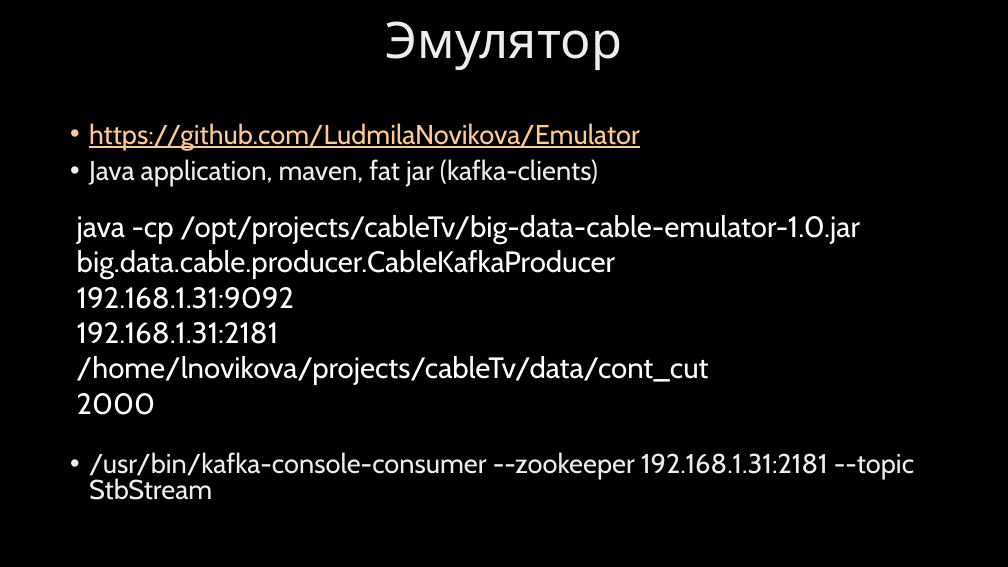
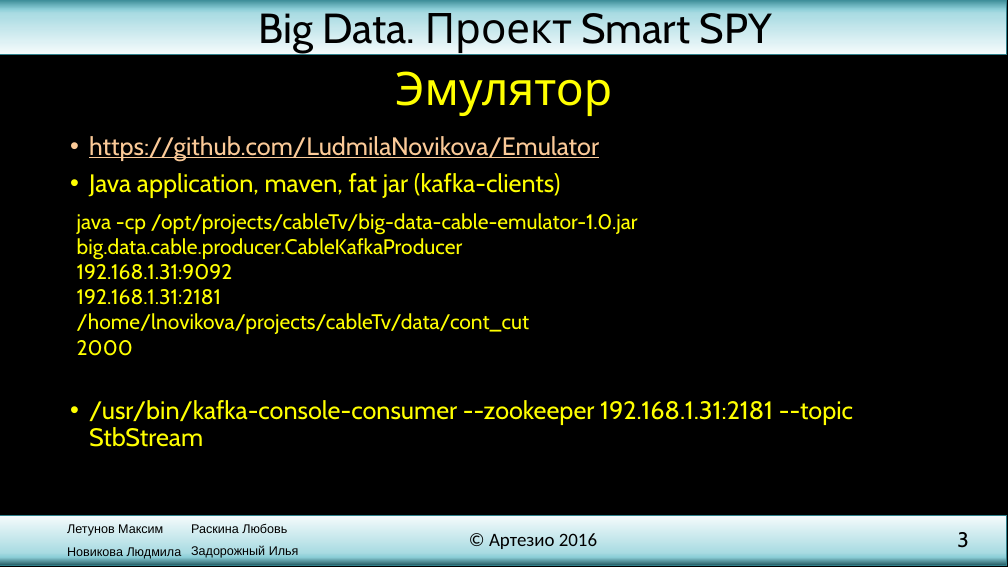
Before and after one commit to SmallDev/TestSmart, a slide deck: slide 3 of presentation.pptx (slide 2 before the commit). Drawn at 1008x567 pixels with LibreOffice and Linux fonts; fonts in the diff are those of the drawing; background and template pictures are left out. Boxes give left, top, right and bottom in pixels: in the first picture for what was removed or moved away, otherwise in the second. Text is boxed around its words. In the diff, an @@ line names an element or a change of style, - is before the commit and + after.

Commit message:
add layout and requirements slide

```diff
--- a/presentation.pptx
+++ b/presentation.pptx
@@ rectangle added at bbox=[0, 0, 1006, 54], fill gradient #31828E to #8DCFD8 to #A9DBE2 to #F5FBFC, outline #30818C 1 pt @@
@@ text added at bbox=[258, 4, 772, 55], 40 pt, text #000000 @@
+Big Data. Проект Smart SPY
@@ title "Эмулятор": place and size @@
-title "Эмулятор" at bbox=[386, 21, 622, 70]
+title "Эмулятор" at bbox=[395, 71, 612, 116]
@@ title "Эмулятор" at bbox=[395, 71, 612, 116]: size 48 to 44 pt, text colour gradient #BFBFBF to #EDEDED to #FFFFFF to #FFFF00; line spacing 0.9 to 1 @@
@@ text "https://github.com/LudmilaNovikova/Emulator": place and size @@
-text "https://github.com/LudmilaNovikova/Emulator" at bbox=[89, 123, 914, 500]
+text "https://github.com/LudmilaNovikova/Emulator" at bbox=[89, 136, 853, 447]
@@ text "https://github.com/LudmilaNovikova/Emulator" at bbox=[89, 136, 853, 447]: size 25.9 to 24 pt; text colour gradient #BFBFBF to #EDEDED to #FFFFFF to #FFFF00 in "Java application, maven, fat jar (kafka-clients)", "/usr/bin/kafka-console-consumer --zookeeper 192.168.1.31:218 ..."; line spacing 0.8 to 0.9 @@
@@ text "java -cp /opt/projects/cableTv/big-data-cable-emulator-1.0.j ..." at bbox=[77, 213, 638, 356]: size 28 to 20 pt, text colour #FFFFFF to #FFFF00 @@
@@ rectangle added at bbox=[0, 515, 1006, 566], fill gradient #F5FBFC to #A9DBE2 to #8DCFD8 to #20575E, outline #30818C 1 pt @@
@@ text added at bbox=[67, 524, 182, 559], 12 pt, text #000000 @@
+Летунов Максим
+Новикова Людмила
@@ text added at bbox=[191, 524, 299, 558], 12 pt, text #000000 @@
+Раскина Любовь
+Задорожный Илья
@@ text added at bbox=[489, 533, 597, 549], 18 pt, text #000000 @@
+© Артезио 2016
@@ page number added at bbox=[957, 532, 968, 548], 20 pt, text #000000 @@
+3
```
Also in this commit, not shown: 2 other slides changed, 2 slides added.
